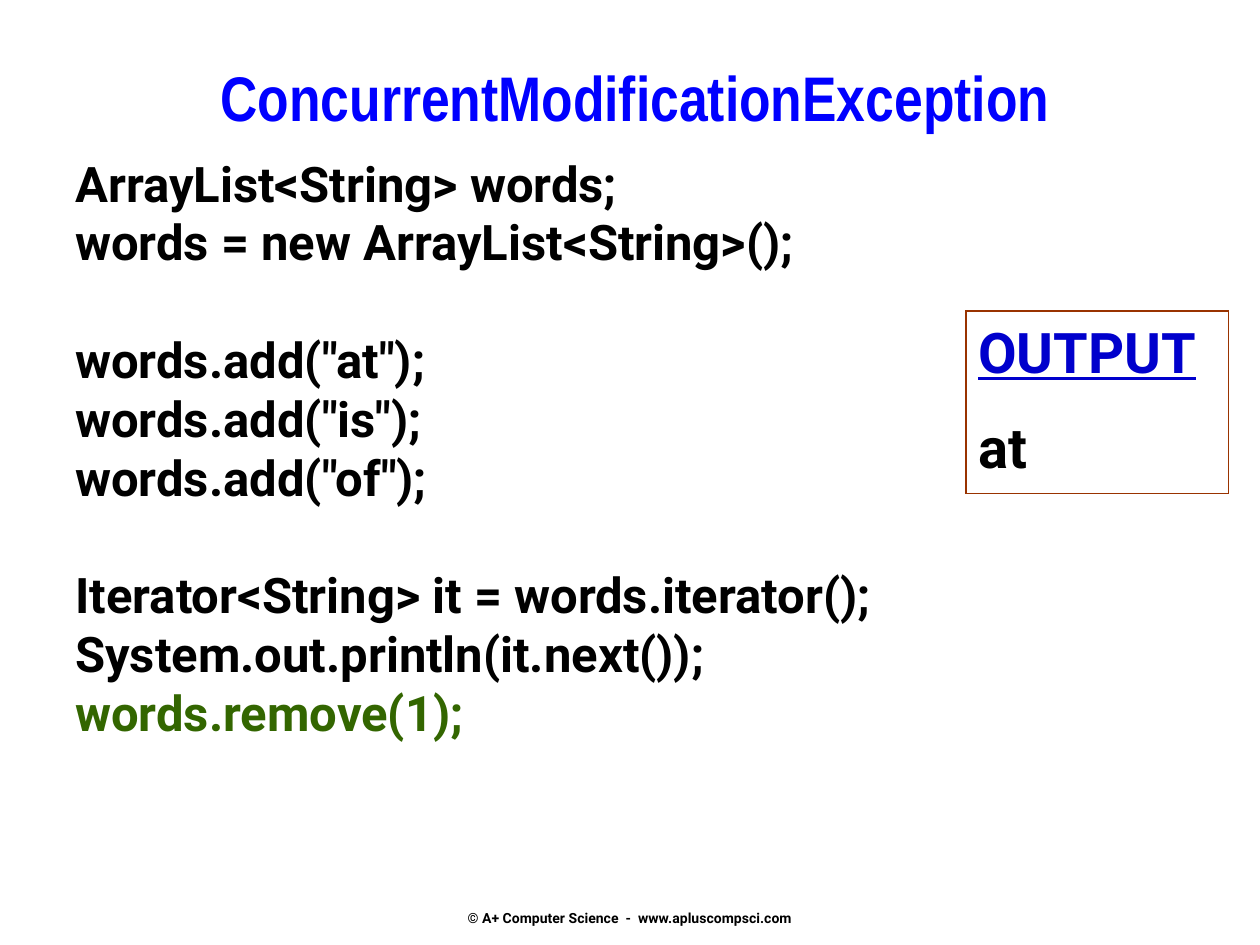
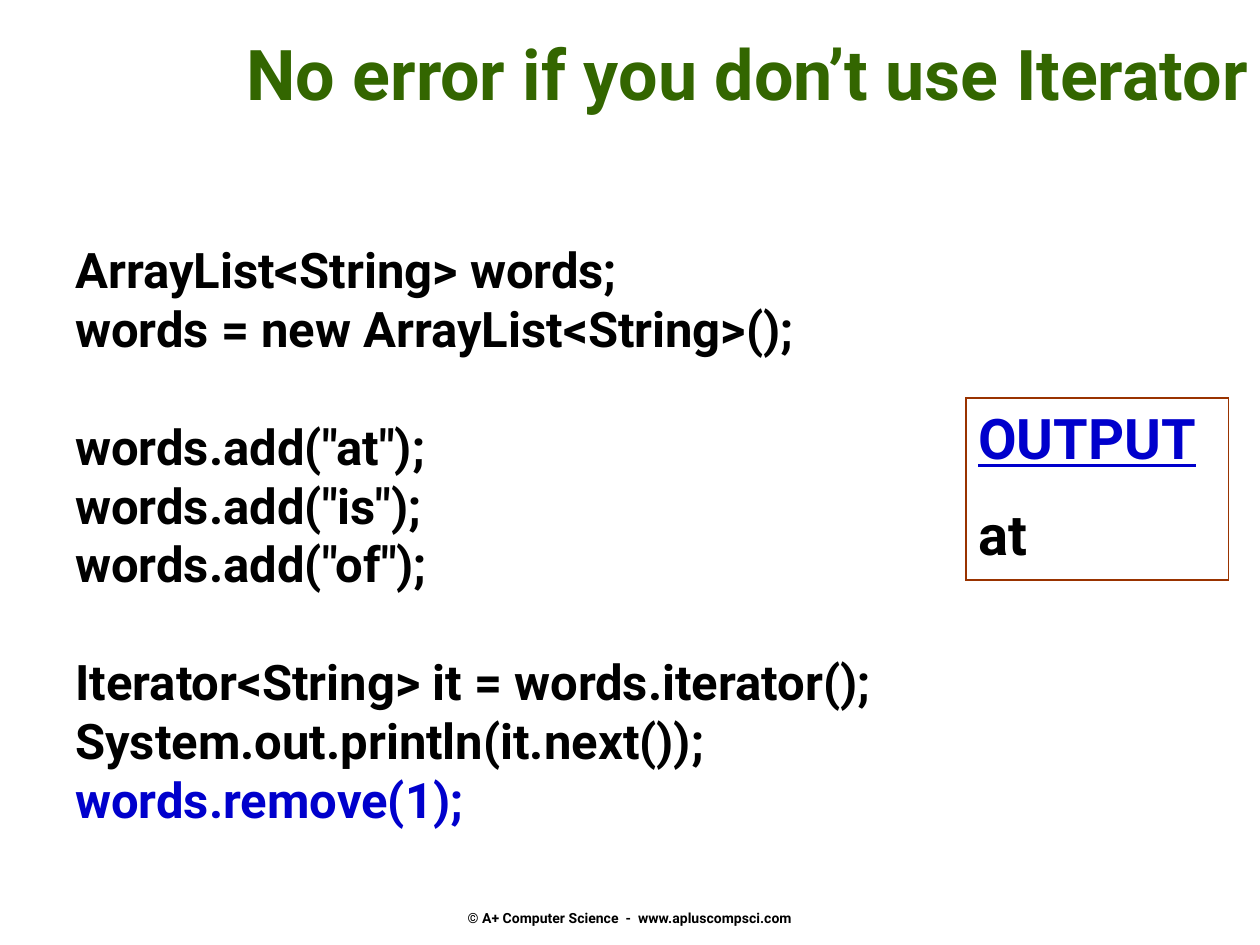
Before and after one commit to Cy-FairCS/cs3, a slide deck: slide 53 of u02c_iterators/notes1_iterators/5a.iterators.pptx. Drawn at 1260x945 pixels with LibreOffice and Linux fonts; fonts in the diff are those of the drawing. Boxes give left, top, right and bottom in pixels: in the first picture for what was removed or moved away, otherwise in the second. Text is boxed around its words. In the diff, an @@ line names an element or a change of style, - is before the commit and + after.

```diff
--- a/u02c_iterators/notes1_iterators/5a.iterators.pptx
+++ b/u02c_iterators/notes1_iterators/5a.iterators.pptx
@@ text added at (246, 46, 1247, 115), 40 pt, text #336600, bold @@
+No error if you don’t use Iterator again
@@ text removed at (220, 75, 1049, 133) @@
-ConcurrentModificationException
@@ text "ArrayList<String> words;": place and size @@
-text "ArrayList<String> words;" at (75, 165, 870, 742)
+text "ArrayList<String> words;" at (75, 251, 870, 829)
@@ rectangle "OUTPUT": place and size @@
-rectangle "OUTPUT" at (966, 311, 1228, 494)
+rectangle "OUTPUT" at (966, 398, 1228, 581)
@@ text at (75, 779, 463, 829): text colour #336600 to #0000CC in "words.remove(1);" @@
```
Also in this commit, not shown: 6 other slides changed, 1 other file.
